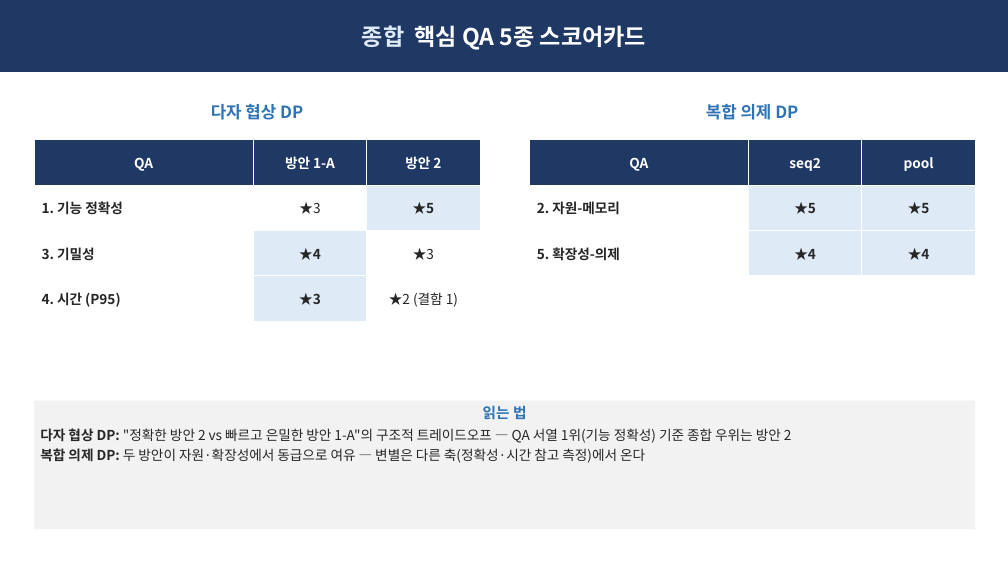
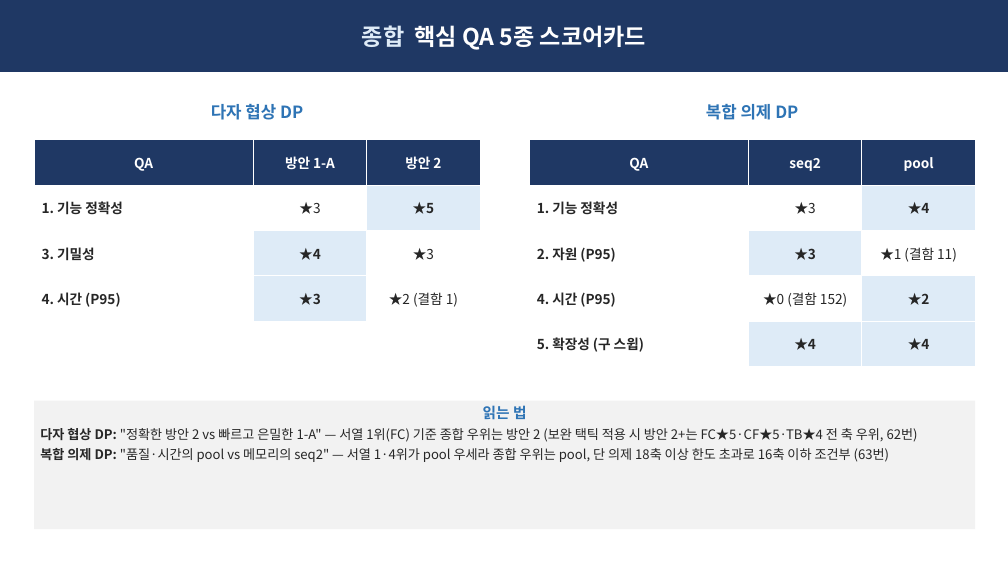
Before and after one commit to Sunwoo-Nam/architect-teamproject, a slide deck: slide 8 of docs/changbae/61-핵심QA-5종-임원-브리핑.pptx. Drawn at 1008x567 pixels with LibreOffice and Linux fonts; fonts in the diff are those of the drawing. Boxes give left, top, right and bottom in pixels: in the first picture for what was removed or moved away, otherwise in the second. Text is boxed around its words. In the diff, an @@ line names an element or a change of style, - is before the commit and + after.

```diff
--- a/docs/changbae/61-핵심QA-5종-임원-브리핑.pptx
+++ b/docs/changbae/61-핵심QA-5종-임원-브리핑.pptx
@@ table at <box>529,140,975,367</box> @@
-row 2: 2. 자원-메모리 | ★5 | ★5
-row 3: 5. 확장성-의제 | ★4 | ★4
+row 2: 1. 기능 정확성 | ★3 | ★4
+row 3: 2. 자원 (P95) | ★3 | ★1 (결함 11)
+row 4: 4. 시간 (P95) | ★0 (결함 152) | ★2
+row 5: 5. 확장성 (구 스윕) | ★4 | ★4
@@ text in rectangle at <box>40,428,918,462</box>: text changed; size 13 to 12.5 pt @@
-다자 협상 DP: "정확한 방안 2 vs 빠르고 은밀한 방안 1-A"의 구조적 트레이드오프 — QA 서열 1위(기능 정확성) 기준 종합 우위는 방안 2
-복합 의제 DP: 두 방안이 자원·확장성에서 동급으로 여유 — 변별은 다른 축(정확성·시간 참고 측정)에서 온다
+다자 협상 DP: "정확한 방안 2 vs 빠르고 은밀한 1-A" — 서열 1위(FC) 기준 종합 우위는 방안 2 (보완 택틱 적용 시 방안 2+는 FC★5·CF★5·TB★4 전 축 우위, 62번)
+복합 의제 DP: "품질·시간의 pool vs 메모리의 seq2" — 서열 1·4위가 pool 우세라 종합 우위는 pool, 단 의제 18축 이상 한도 초과로 16축 이하 조건부 (63번)
```
Also in this commit, not shown: 6 other slides changed, 1 other file.
